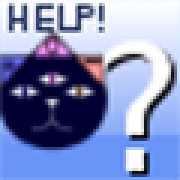
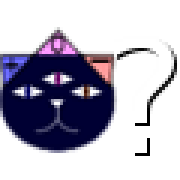
The second (180, 180) image is a revision of the first. Changes to its layers:
added layer "?" above "? #1" over [114, 36, 174, 153]
added layer "? #1" above "Pasted Layer" over [117, 39, 177, 156]
added layer "Pasted Layer" above "helpicon40.png" over [0, 27, 120, 153]
hid "helpicon40.png", painted on it over [0, 0, 180, 180]
hid "help.png" over [15, 0, 177, 180]
